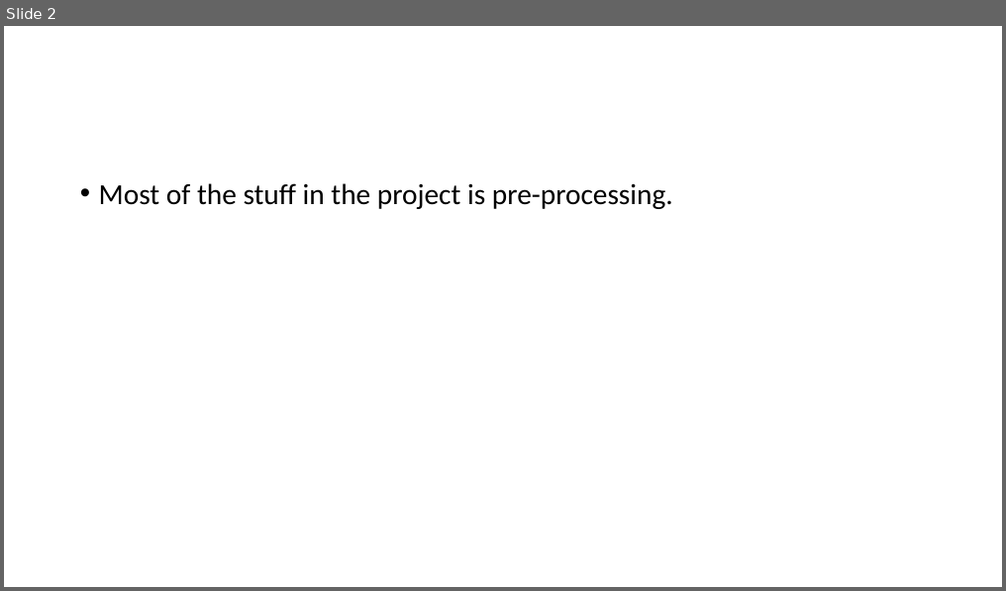
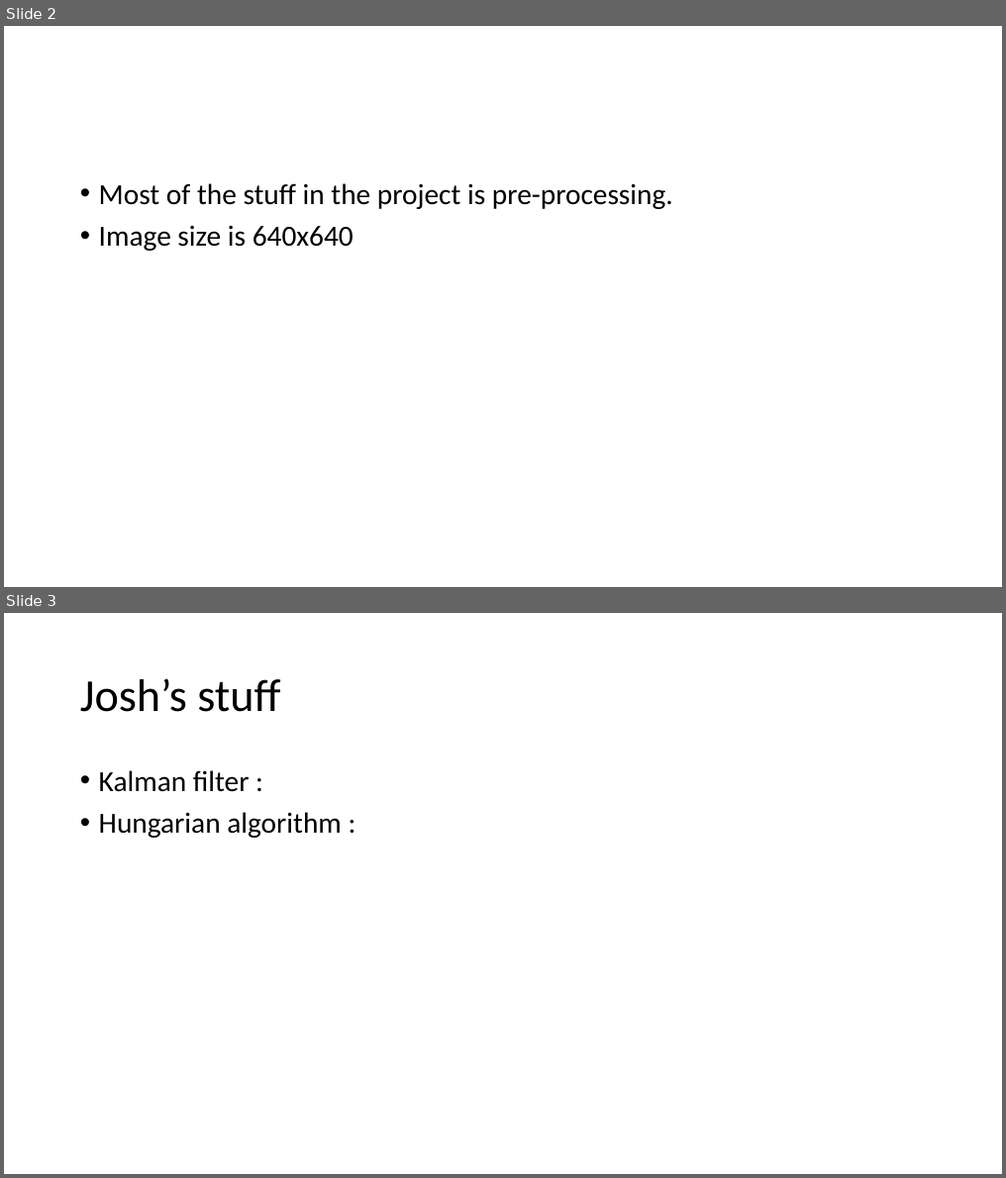
Before and after one commit to JoshDe777/CompVis_FTRS, a slide deck: Helper.pptx. Shown one above the other, each under a label of ours: slide 2 before the commit, slides 2 and 3 after it. The pictures are 1006x591 and 1006x1178 pixels, drawn with LibreOffice and Linux fonts; fonts in the diff are those of the drawing. Boxes give left, top, right and bottom in pixels: in the first picture for what was removed or moved away, otherwise in the second. Text is boxed around its words. In the diff, an @@ line names an element or a change of style, - is before the commit and + after.

```diff
--- a/Helper.pptx
+++ b/Helper.pptx
@@ slide 3 added at [4,613,1002,1174], background #FFFFFF @@
@@ title added at [80,678,280,712], 44 pt, text #000000 @@
+Josh’s stuff
@@ text added at [99,770,342,838], 28 pt, text #000000 @@
+• Kalman filter :
+• Hungarian algorithm :
@@ slide 2 changed as well @@
@@ text at [99,226,353,251]: paragraph added @@
+• Image size is 640x640
```
Also in this commit, not shown: 1 other slide changed, 1 other file.
